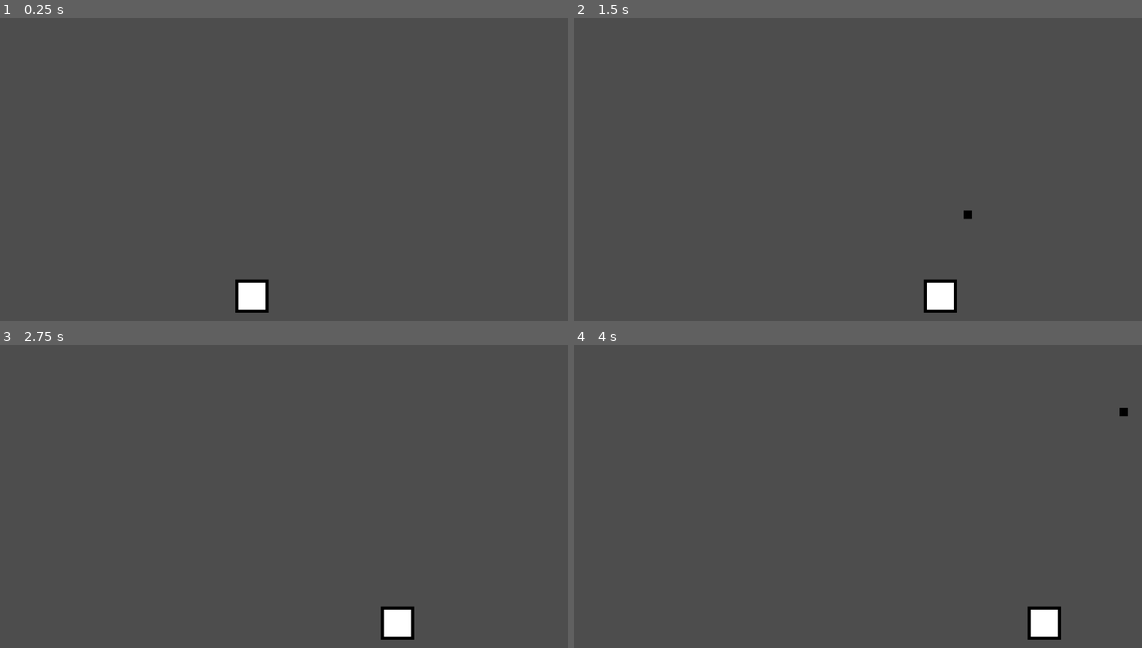
Above: before the commit, frames 1-4 (two rows, left to right).
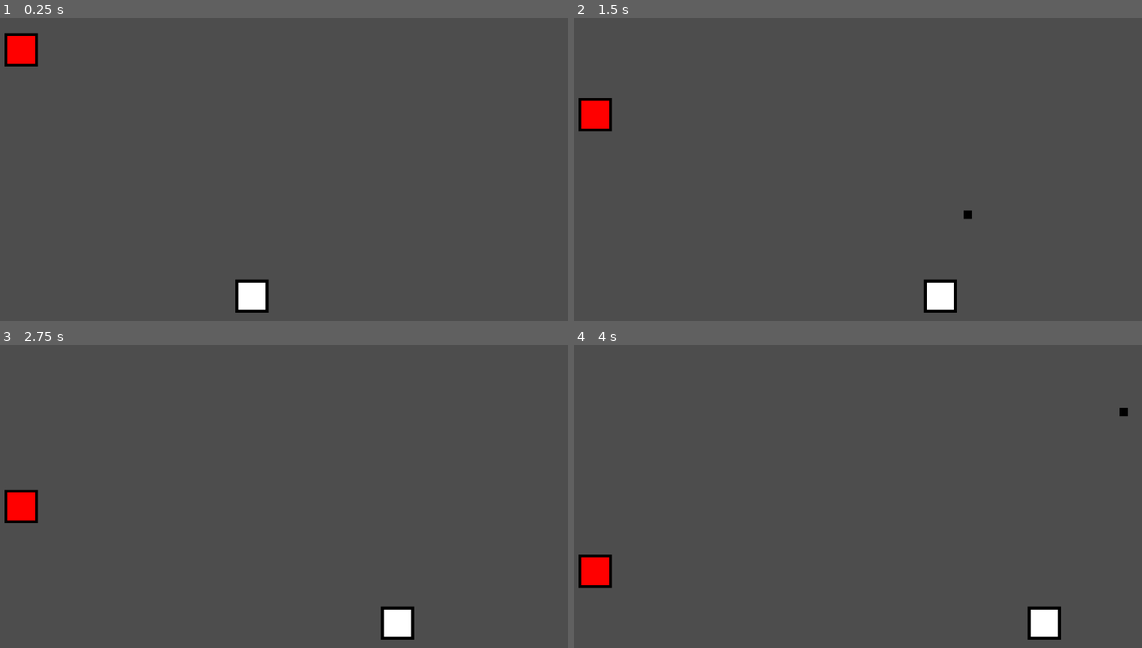
Above: after the commit, the same moments.

Repository: m9k3s/square-shoot
Game: Godot game, scene res://scene/main.tscn
Same seed, same stepped clock (60 frames per second), same inputs: the game is played once before the commit and once after it.
Inputs:
- Up to frame 1 (0.25 s): no input
- Up to frame 2 (1.5 s): tap Enter (shoot) at 0.5, 0.6, 1.35 s; hold D (right) 0.53-1.28 s; hold A (left) from 1.28 s (still down)
- Up to frame 3 (2.75 s): release A (left) at 2.03 s; hold D (right) from 2.03 s (still down); tap Enter (shoot) at 2.1 s
- Up to frame 4 (4 s): tap Enter (shoot) at 2.85, 3.6 s; release D (right) at 3.53 s; hold A (left) from 3.53 s (still down)

The runs differ from the first frame. In frame 1, 0.7% of the frame differs, in the area x 0-7%, y 4-17%; in frame 2, 0.7%; in frame 3, 0.6%; in frame 4, 0.7%.

Commit message:
forget to commit the first time add enemy and bullet and add script to them only manage to add enemy movement

Diff:
--- /dev/null
+++ b/scene/enemy.tscn
@@ -0,0 +1,17 @@
+[gd_scene load_steps=4 format=3 uid="uid://cf2rxoj8ub07o"]
+
+[ext_resource type="Script" uid="uid://dhmwjhf4wa2tv" path="res://script/enemy.gd" id="1_f87vc"]
+[ext_resource type="Texture2D" uid="uid://dq3rse4p4aqcp" path="res://sprite/enemy.png" id="1_h08p8"]
+
+[sub_resource type="RectangleShape2D" id="RectangleShape2D_f87vc"]
+size = Vector2(64, 64)
+
+[node name="enemy" type="CharacterBody2D"]
+script = ExtResource("1_f87vc")
+metadata/_edit_group_ = true
+
+[node name="Sprite2D" type="Sprite2D" parent="."]
+texture = ExtResource("1_h08p8")
+
+[node name="CollisionShape2D" type="CollisionShape2D" parent="."]
+shape = SubResource("RectangleShape2D_f87vc")
--- a/script/bullet.gd
+++ b/script/bullet.gd
@@ -3,7 +3,7 @@
 var speed = 1000
 # Called when the node enters the scene tree for the first time.
 func _ready() -> void:
-	pass # Replace with function body.
+	add_to_group("bullet")
 
 
 # Called every frame. 'delta' is the elapsed time since the previous frame.
--- /dev/null
+++ b/script/enemy.gd
@@ -0,0 +1,18 @@
+extends CharacterBody2D
+
+var speed = 100
+
+
+# Called when the node enters the scene tree for the first time.
+func _ready() -> void:
+	velocity = Vector2(0,1 * speed)
+
+
+# Called every frame. 'delta' is the elapsed time since the previous frame.
+func _process(delta: float) -> void:
+	var v = move_and_collide(velocity * delta)
+	if v:
+		print("hit")
+		var vc = v.get_collider()
+		if vc and vc.is_in_group("bullet"):
+			vc.get_parent().queue_free()
--- a/script/main.gd
+++ b/script/main.gd
@@ -1,12 +1,14 @@
 extends Node2D
 
 var player_scene = preload("res://scene/player.tscn")
+var enemy_scene = preload("res://scene/enemy.tscn")
 var screen_size = Vector2()
 var player_size = Vector2()
 
 func _ready() -> void:
 	screen_size = get_viewport_rect().size
 	add_player()
+	add_enemy()
 
 
 func _process(delta: float) -> void:
@@ -21,3 +23,10 @@
 	player.position.x = x
 	player.position.y = y
 	add_child(player)
+
+func add_enemy():
+	var enemy = enemy_scene.instantiate()
+	enemy.position.x = 100
+	enemy.position.y = 100
+
+	add_child(enemy)
Not shown, added: script/enemy.gd.uid
Binary file added: sprite/enemy.png
Not shown, added: sprite/enemy.png.import
